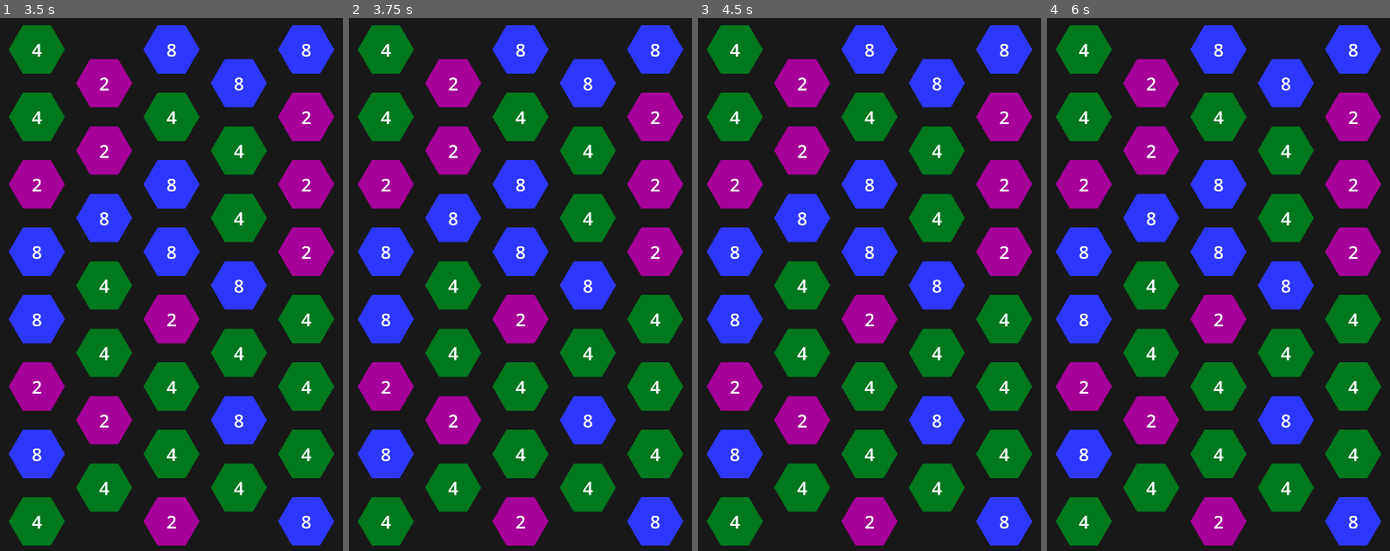
Above: before the commit, frames 1-4 (left to right).
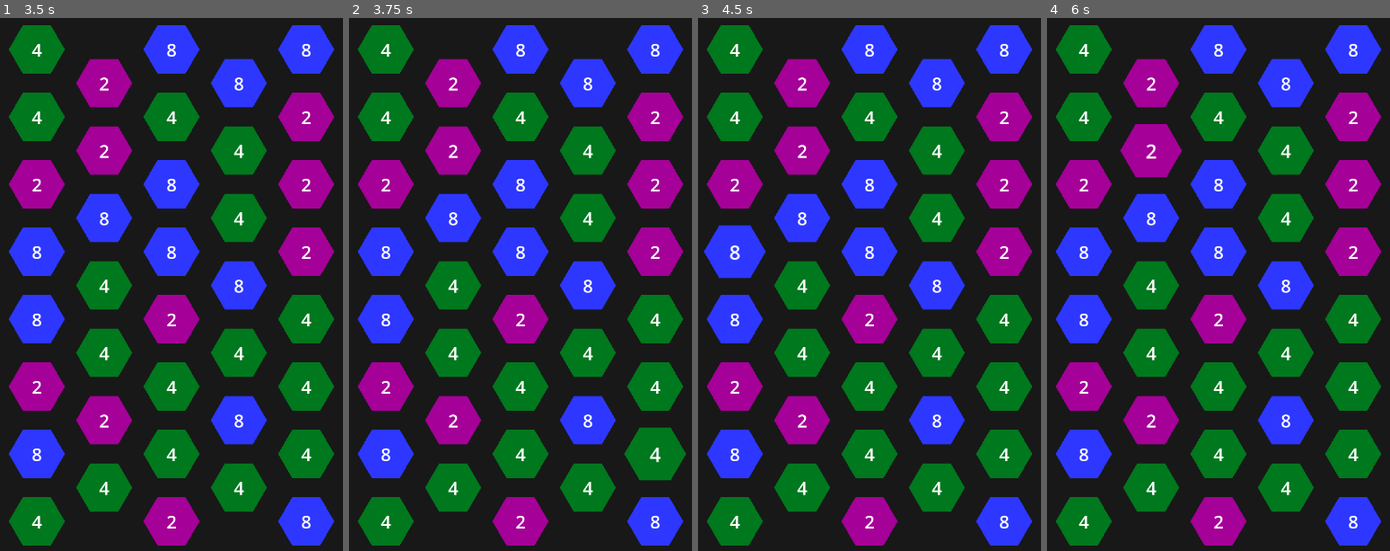
Above: after the commit, the same moments.

Repository: leighpauls/ttfe-
Game: Godot game, scene res://Game.tscn
Same seed, same stepped clock (60 frames per second), same inputs: the game is played once before the commit and once after it.
Inputs (mouse positions are in pixels of both pictures, inside the frame that each line leads up to):
- Up to frame 1 (3.5 s): move the mouse to (260, 305) at 0.52 s; click (260, 305) at 0.67 s; tap Enter at 1.25, 2.75 s; move the mouse to (89, 375) at 1.27 s; click (89, 375) at 1.42 s; tap Space at 2 s; move the mouse to (212, 183) at 2.02 s; click (212, 183) at 2.17 s; move the mouse to (150, 487) at 2.77 s; click (150, 487) at 2.92 s
- Up to frame 2 (3.75 s): tap Space at 3.5 s; move the mouse to (640, 449) at 3.52 s; click (640, 449) at 3.67 s
- Up to frame 3 (4.5 s): tap Enter at 4.25 s; move the mouse to (749, 231) at 4.27 s; click (749, 231) at 4.42 s
- Up to frame 4 (6 s): tap Space at 5 s; move the mouse to (1239, 343) at 5.02 s; click (1239, 343) at 5.17 s; move the mouse to (1156, 161) at 5.77 s; click (1156, 161) at 5.92 s

Frame 1 is identical in both runs. In frame 2, 0.3% of the frame differs, in the area x 80-99%, y 76-87%; in frame 3, 0.3%; in frame 4, 0.3%, in the area x 21-40%, y 19-30%.

Commit message:
make bricks pop when selected

Diff:
--- a/Game.gd
+++ b/Game.gd
@@ -38,6 +38,7 @@
 func _on_brick_clicked(brick: Brick, mouse_position: Vector2):
 	selected_bricks = [brick]
 	selected_bricks[-1].draw_line_target(mouse_position)
+	brick.scale = Vector2(1.1, 1.1)
 
 func _on_brick_hovered(brick: Brick):
 	if selected_bricks.size() == 0:
@@ -49,6 +50,7 @@
 		while selected_bricks[-1] != brick:
 			var popped_brick = selected_bricks.pop_back()
 			popped_brick.hide_line()
+			popped_brick.scale = Vector2(1, 1)
 		return
 
 	var expected_numbers: Array[int]
@@ -61,6 +63,7 @@
 	if prev_brick.is_adjacent(brick) and brick.brick_number in expected_numbers:
 		selected_bricks.push_back(brick)
 		prev_brick.draw_line_target(brick.get_global_position())
+		brick.scale = Vector2(1.1, 1.1)
 
 func _unhandled_input(event):
 	if event is InputEventMouseMotion and selected_bricks.size() > 0:
@@ -76,6 +79,7 @@
 	var selected_total: int = 0
 	for brick in selected_bricks:
 		brick.hide_line()
+		brick.scale = Vector2(1, 1)
 		selected_total += brick.brick_number
 
 	if selected_bricks.size() <= 1:
